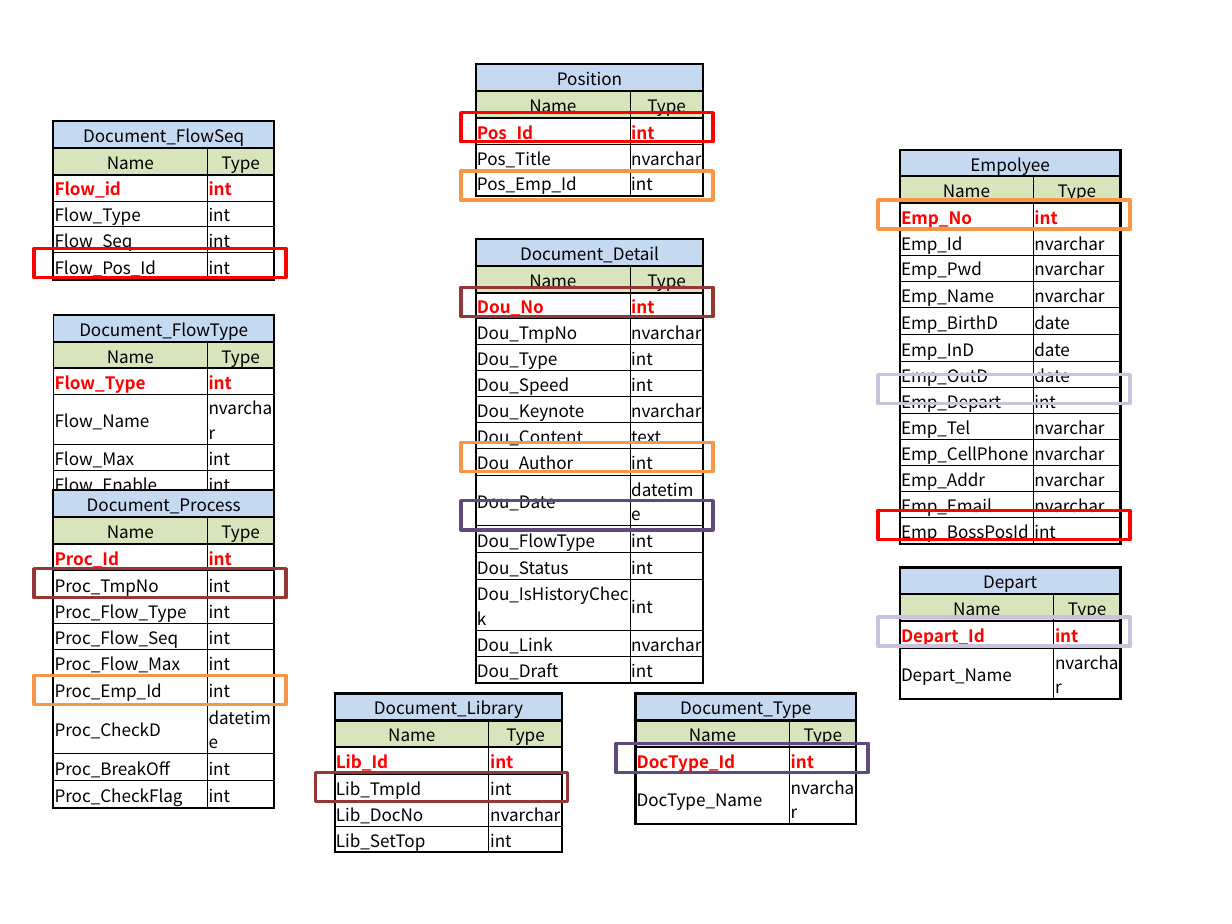
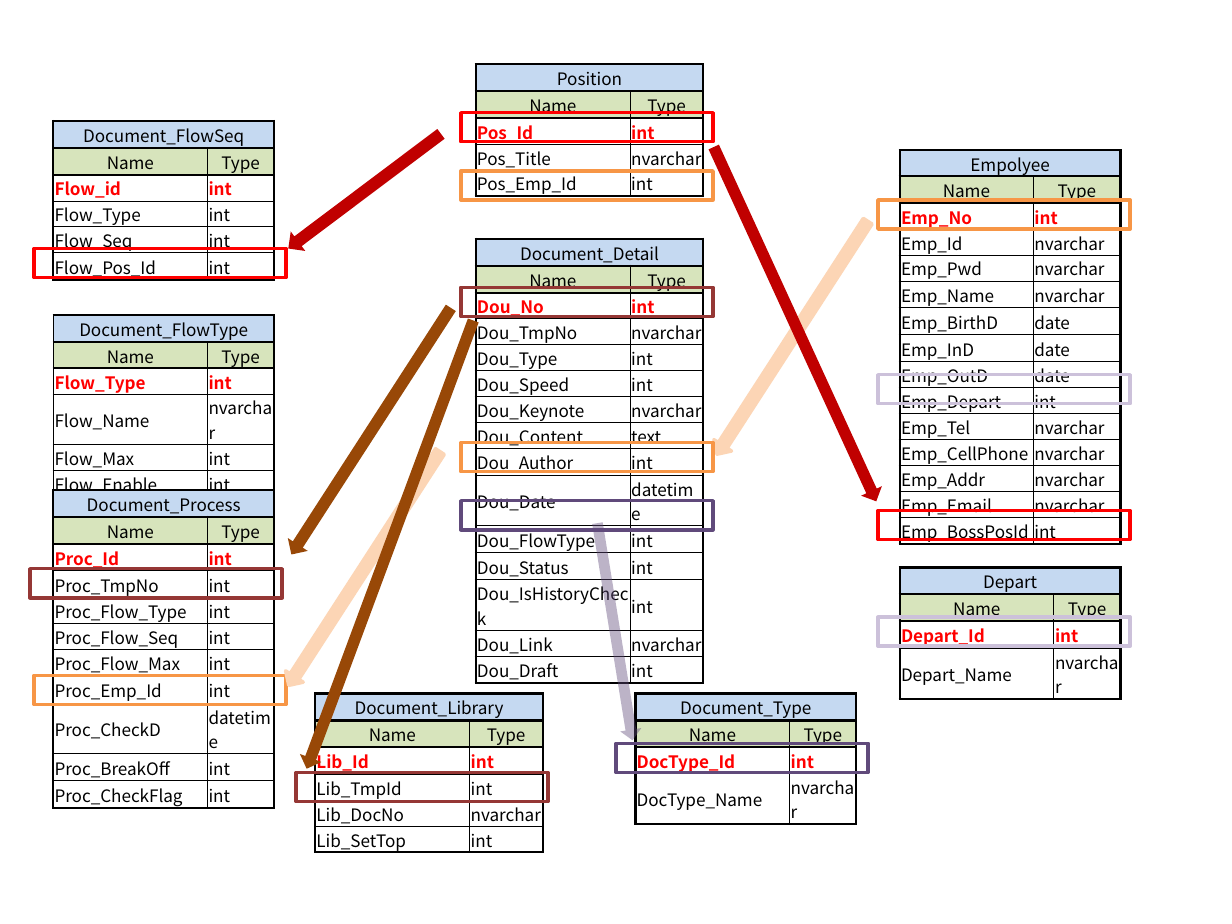
Before and after one commit to YanminHung/JavaWebProject, a slide deck: slide 1 of Report/資料表關聯圖.pptx. Drawn at 1232x924 pixels with LibreOffice and Linux fonts; fonts in the diff are those of the drawing. Boxes give left, top, right and bottom in pixels: in the first picture for what was removed or moved away, otherwise in the second. Text is boxed around its words. In the diff, an @@ line names an element or a change of style, - is before the commit and + after.

Commit message:
modify DB ppt file

```diff
--- a/Report/資料表關聯圖.pptx
+++ b/Report/資料表關聯圖.pptx
@@ right arrow added at [280,124,448,258], fill #C00000 @@
@@ right arrow added at [703,143,886,506], fill #C00000 @@
@@ right arrow added at [709,216,877,460], fill #FCD5B5, outline #FCD5B5 2 pt @@
@@ right arrow added at [281,301,460,560], fill #984807 @@
@@ right arrow added at [295,317,484,773], fill #984807 @@
@@ right arrow added at [280,446,449,691], fill #FCD5B5, outline #FCD5B5 2 pt @@
@@ right arrow added at [587,521,643,741], fill #604A7B at 42% opacity @@
@@ rectangle: place and size @@
-rectangle at [34,569,287,599]
+rectangle at [30,569,282,599]
@@ table: place and size @@
-table at [335,694,562,856]
+table at [315,694,542,856]
@@ rectangle: place and size @@
-rectangle at [315,772,568,802]
+rectangle at [296,772,548,802]
```
